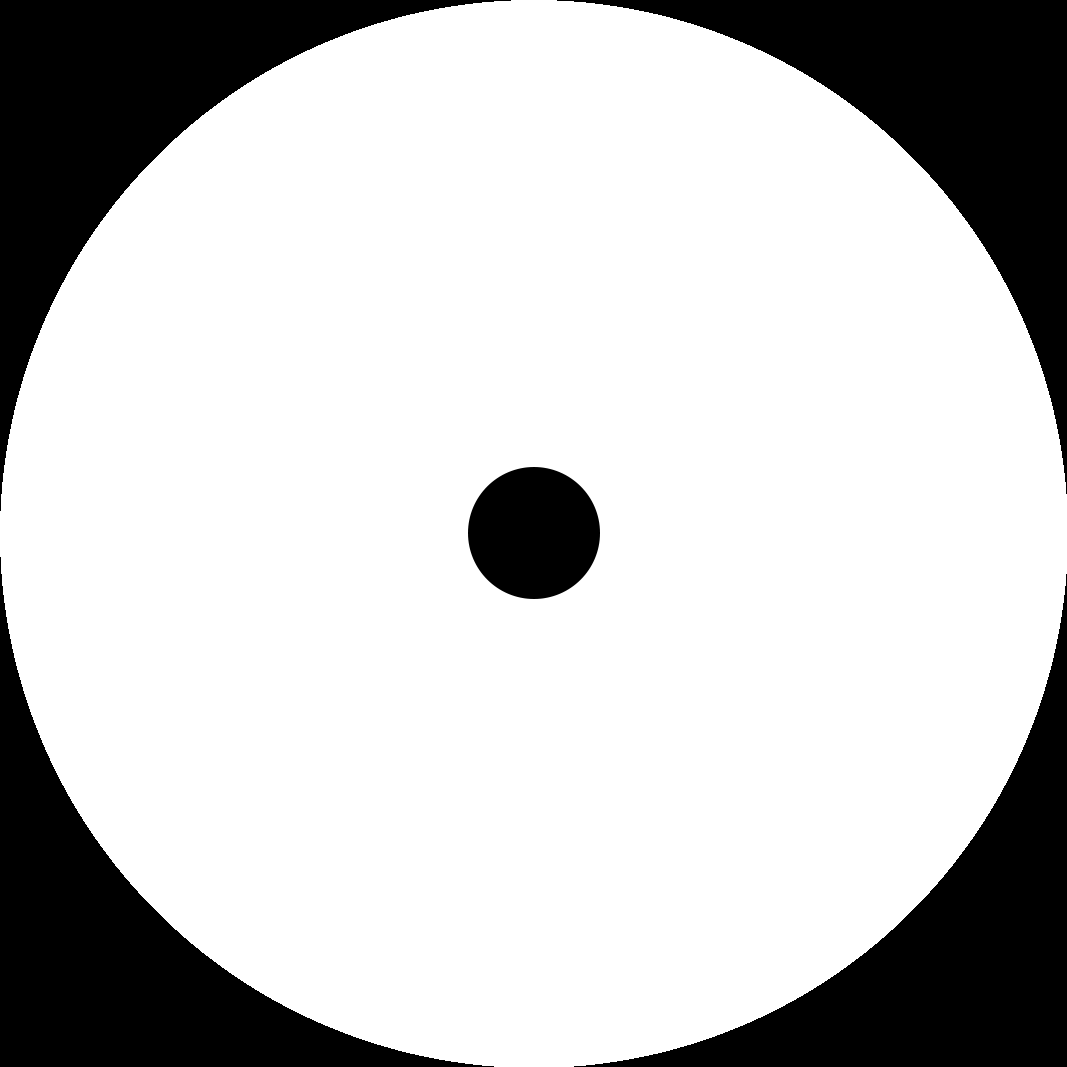
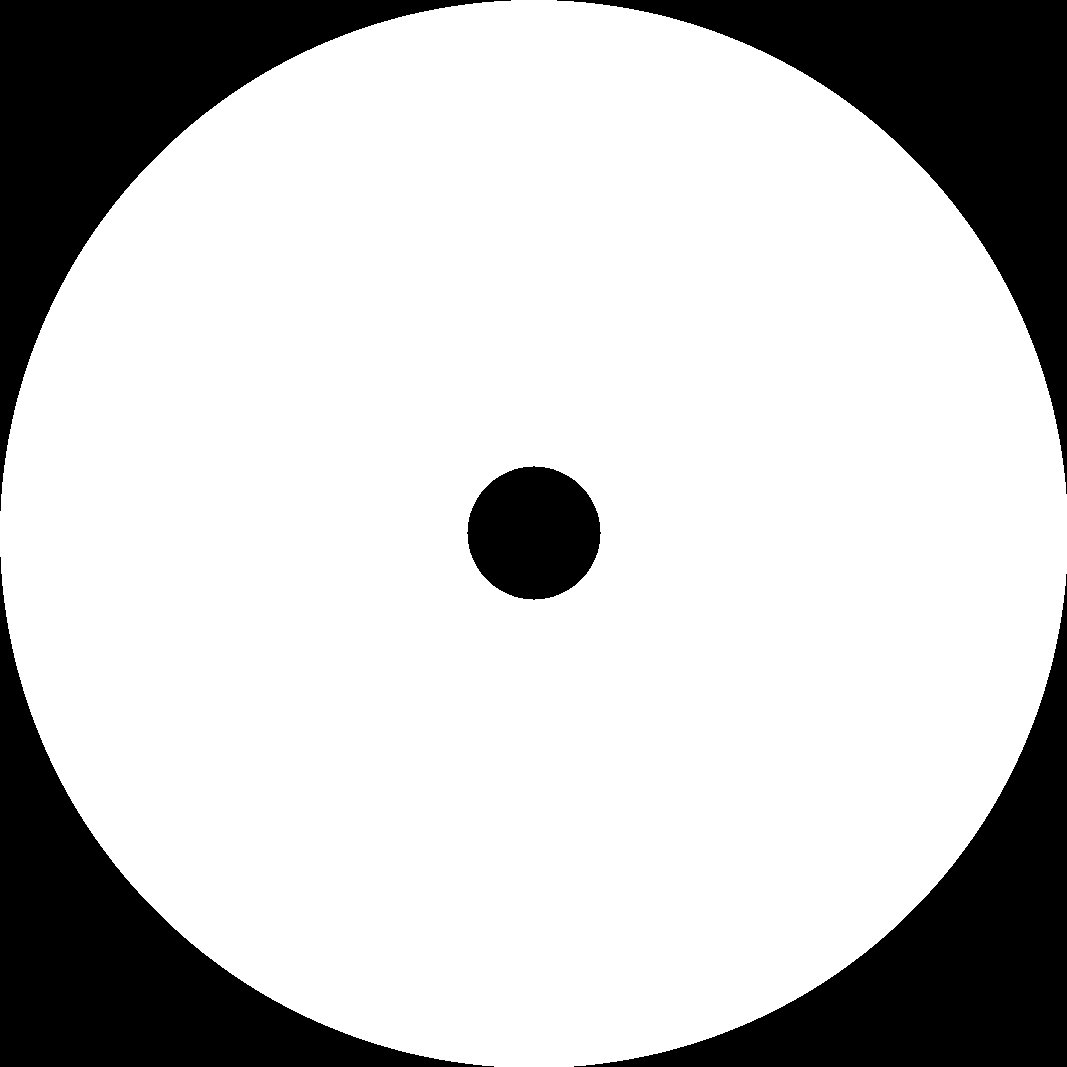
Before/after of a 1067x1067 layered artwork. What changed in the layer stack:
removed layer "Elipsa 1" over (468, 467, 600, 599)
painted on "Warstwa 1" over (467, 466, 601, 600)
painted on "Warstwa 2" over (467, 466, 601, 600)
